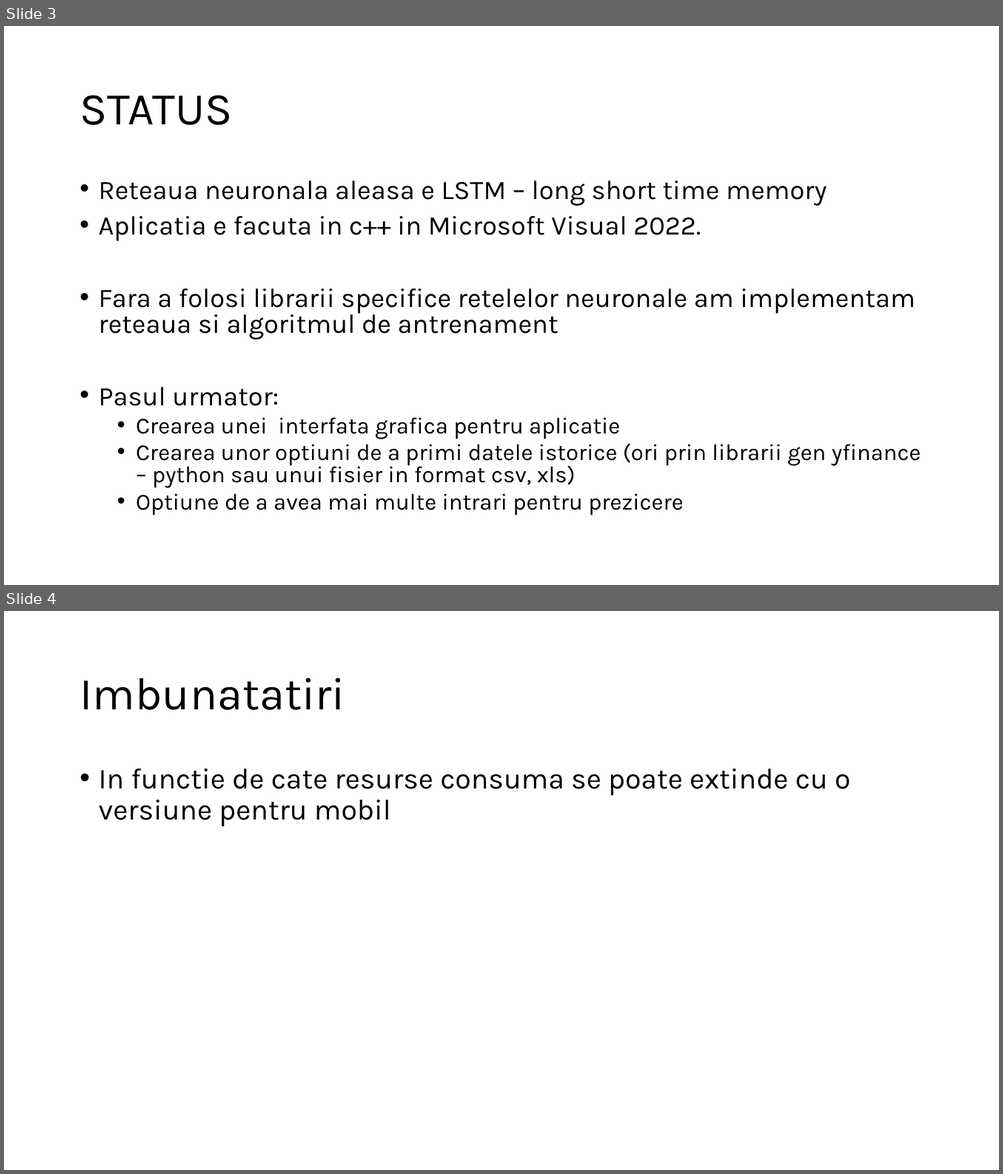
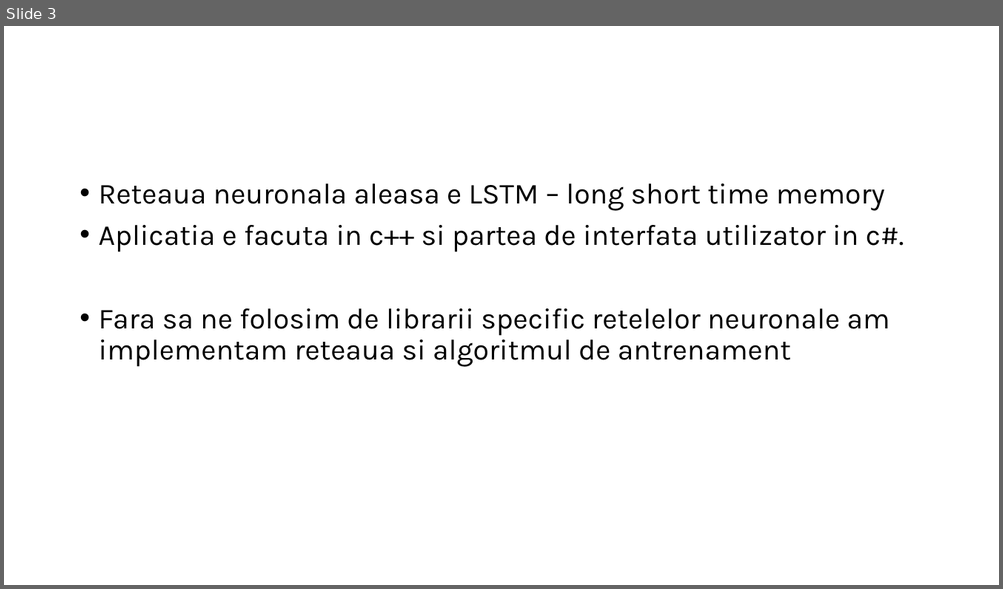
Before and after one commit to nasturas/LSTM, a slide deck: Doc/Prezicere pret actiuni.pptx. Shown one above the other, each under a label of ours: slides 3 and 4 before the commit, slide 3 after it. The pictures are 1003x1174 and 1003x589 pixels, drawn with LibreOffice and Linux fonts; fonts in the diff are those of the drawing. Boxes give left, top, right and bottom in pixels: in the first picture for what was removed or moved away, otherwise in the second. Text is boxed around its words. In the diff, an @@ line names an element or a change of style, - is before the commit and + after.

```diff
--- a/Doc/Prezicere pret actiuni.pptx
+++ b/Doc/Prezicere pret actiuni.pptx
@@ slide 4 removed at [4,611,999,1170], background #FFFFFF @@
@@ title removed at [79,678,345,710] @@
-Imbunatatiri
@@ text removed at [99,769,850,827] @@
-• In functie de cate resurse consuma se poate extinde cu o versiune pentru mobil
@@ slide 3 changed as well @@
@@ title removed at [79,95,233,125] @@
-STATUS
@@ text at [99,184,885,211]: size 25.9 to 28 pt in "Reteaua neuronala aleasa e LSTM – long ..."; line spacing 0.8 to 0.9 @@
@@ text at [99,225,904,367]: text changed; size 22.2 to 28 pt @@
-• Aplicatia e facuta in c++ in Microsoft Visual 2022.
-• Fara a folosi librarii specifice retelelor neuronale am implementam reteaua si algoritmul de antrenament
-• Pasul urmator:
-  • Crearea unei interfata grafica pentru aplicatie
-  • Crearea unor optiuni de a primi datele istorice (ori prin librarii gen yfinance – python sau unui fisier in format csv, xls)
-  • Optiune de a avea mai multe intrari pentru prezicere
+• Aplicatia e facuta in c++ si partea de interfata utilizator in c#.
+• Fara sa ne folosim de librarii specific retelelor neuronale am implementam reteaua si algoritmul de antrenament
```
Also in this commit, not shown: 3 other slides changed, 6 slides added, 2 other slides removed.
